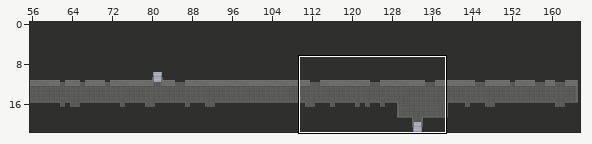
Two states of a Tiled map, resources/map/SS.tmx. Above: a wide view before the commit, with the close-up outlined.
Close-up. Before the edit:
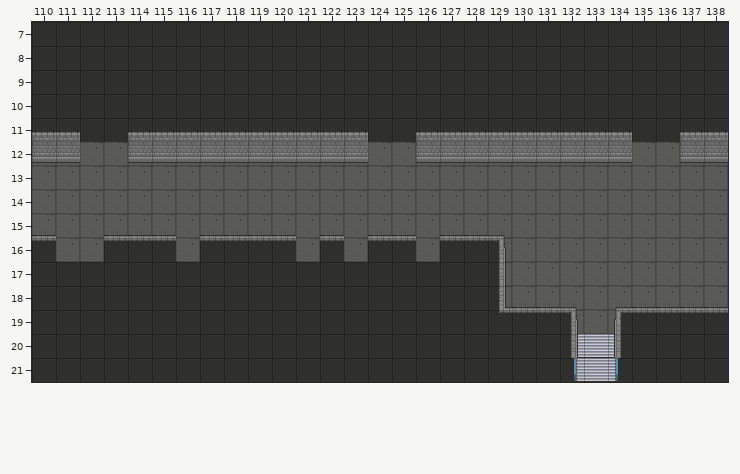
Cells are 32x32 px. Shown: x 110..138, y 7..21. The commit also changed other parts of the map, which this record leaves out.
After:
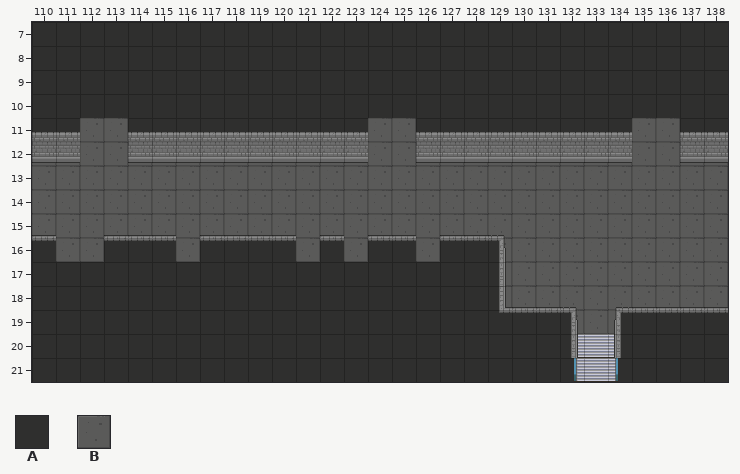
Key: from "Dungeon_v2": A 20, B 152.
_ is an empty cell.
Difference:
{"where": "layer \"floor\""}
{"y":11,"x":112,"old":"AA","new":"BB"}
{"y":11,"x":124,"old":"AA","new":"BB"}
{"y":11,"x":135,"old":"AA","new":"BB"}
{"label":"changed","picture_box":[80,118,128,142]}
{"label":"changed","picture_box":[368,118,416,142]}
{"label":"changed","picture_box":[632,118,680,142]}
